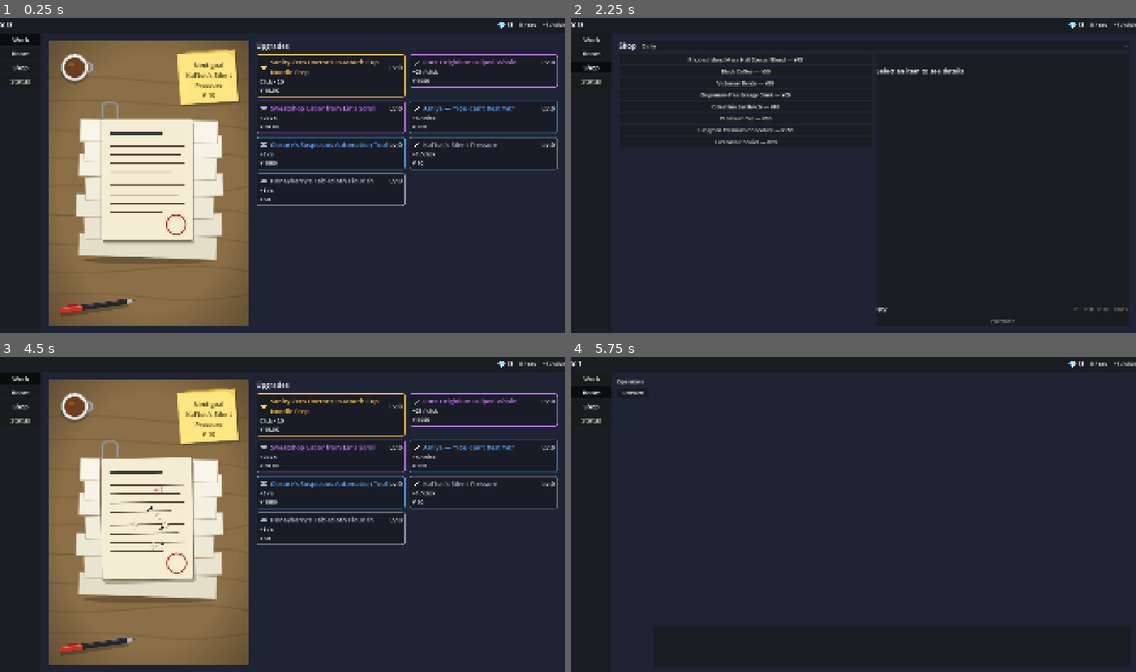
Above: before the commit, frames 1-4 (two rows, left to right).
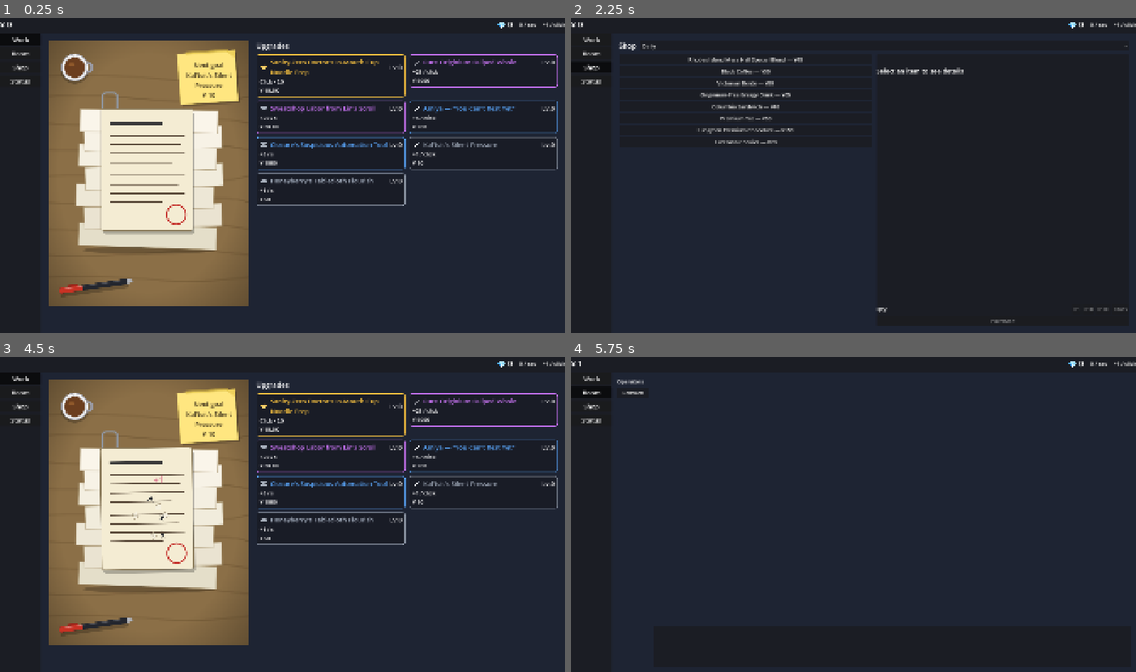
Above: after the commit, the same moments.

Repository: bakamarudasi/clickergame_demo
Game: Godot game, scene res://scenes/main.tscn
The game is run twice, just before and just after one commit, with the same random seed, the same clock (stepped at 60 frames per second) and the same inputs.
Inputs (mouse positions are in pixels of both pictures, inside the frame that each line leads up to; where the layout moved, square brackets give the same spot in the first picture):
- Up to frame 1 (0.25 s): no input
- Up to frame 2 (2.25 s): click "Work" at 0.5 s; click "Room" at 1.25 s; click "Shop" at 2 s
- Up to frame 3 (4.5 s): click "Status" at 2.75 s; click "Work" at 3.5 s; click (146, 508) [146, 520] at 4.25 s
- Up to frame 4 (5.75 s): click "Room" at 5 s

The runs differ from the first frame. In frame 1, 7.3% of the frame differs, in the area x 8-44%, y 23-98%; in frame 2, nothing differs; in frame 3, 7.6%; in frame 4, nothing differs.

Commit message:
Prestige UI: tab + work-bottom reset bar + requires_meta gating
- New MetaTab (4th sidebar tab, hidden until total_earned_ever ≥ ¥1M).
  Internally split into 3 pillar buttons (Affinity / Economy / Catalog)
  that filter a card grid built from data/meta_upgrades/*.tres
- Meta cards: rarity-style panel keyed to a pillar color (pink / gold /
  blue), with name, Lv, description, cost in 💎, and Buy button.
  Costs read from MetaUpgradeService and disable/dim when unaffordable
  or maxed. The grid rebuilds on pillar change and on every meta
  purchase
- Work tab now has a bottom prestige bar (visible only after first 1M)
  showing the gain preview and a Prestige button. The button opens a
  ConfirmationDialog populated from the WORK_PRESTIGE_CONFIRM_BODY_*
  lines (loss / keep / gain / run) so the player sees exactly what
  resets. Confirming calls GameState.do_prestige_reset(), then the
  card grid rebuilds
- Work cards now filter by `has_meta_unlock(u.requires_meta)`. New
  cards appear automatically when their gate meta is purchased
- Sidebar TabMeta is hidden by default; main.gd flips it visible the
  moment currency_changed pushes total_earned_ever past the threshold

Diff:
--- a/scenes/main.tscn
+++ b/scenes/main.tscn
@@ -6,6 +6,7 @@
 [ext_resource type="PackedScene" uid="uid://clickergameshoptab0" path="res://scenes/ui/shop_tab.tscn" id="4_shop"]
 [ext_resource type="PackedScene" uid="uid://clickergamestatustab0" path="res://scenes/ui/status_tab.tscn" id="5_status"]
 [ext_resource type="PackedScene" uid="uid://cgviewer000000" path="res://scenes/ui/cg_viewer.tscn" id="6_cgv"]
+[ext_resource type="PackedScene" uid="uid://clickergamemetatab0" path="res://scenes/ui/meta_tab.tscn" id="7_meta"]
 
 [node name="Main" type="Control"]
 anchors_preset = 15
@@ -108,6 +109,14 @@
 toggle_mode = true
 text = "UI_TAB_STATUS"
 
+[node name="TabMeta" type="Button" parent="Root/Body/Sidebar/SidebarVBox"]
+unique_name_in_owner = true
+layout_mode = 2
+theme_type_variation = &"TabButton"
+toggle_mode = true
+visible = false
+text = "UI_TAB_META"
+
 [node name="TabHolder" type="Control" parent="Root/Body"]
 unique_name_in_owner = true
 layout_mode = 2
@@ -126,6 +135,10 @@
 visible = false
 
 [node name="StatusTab" parent="Root/Body/TabHolder" instance=ExtResource("5_status")]
+unique_name_in_owner = true
+visible = false
+
+[node name="MetaTab" parent="Root/Body/TabHolder" instance=ExtResource("7_meta")]
 unique_name_in_owner = true
 visible = false
 
--- /dev/null
+++ b/scenes/ui/meta_tab.tscn
@@ -0,0 +1,81 @@
+[gd_scene load_steps=2 format=3 uid="uid://clickergamemetatab0"]
+
+[ext_resource type="Script" path="res://scripts/ui/meta_tab.gd" id="1"]
+
+[node name="MetaTab" type="Control"]
+anchors_preset = 15
+anchor_right = 1.0
+anchor_bottom = 1.0
+grow_horizontal = 2
+grow_vertical = 2
+script = ExtResource("1")
+
+[node name="VBox" type="VBoxContainer" parent="."]
+anchors_preset = 15
+anchor_right = 1.0
+anchor_bottom = 1.0
+grow_horizontal = 2
+grow_vertical = 2
+offset_left = 24.0
+offset_top = 24.0
+offset_right = -24.0
+offset_bottom = -24.0
+theme_override_constants/separation = 16
+
+[node name="Header" type="HBoxContainer" parent="VBox"]
+layout_mode = 2
+theme_override_constants/separation = 16
+
+[node name="Title" type="Label" parent="VBox/Header"]
+layout_mode = 2
+theme_type_variation = &"TitleLabel"
+text = "META_TAB_TITLE"
+
+[node name="HeaderSpacer" type="Control" parent="VBox/Header"]
+layout_mode = 2
+size_flags_horizontal = 3
+
+[node name="CurrencyLabel" type="Label" parent="VBox/Header"]
+unique_name_in_owner = true
+layout_mode = 2
+theme_type_variation = &"LargeLabel"
+text = ""
+
+[node name="PillarTabs" type="HBoxContainer" parent="VBox"]
+layout_mode = 2
+theme_override_constants/separation = 8
+
+[node name="TabAffinity" type="Button" parent="VBox/PillarTabs"]
+unique_name_in_owner = true
+layout_mode = 2
+size_flags_horizontal = 3
+toggle_mode = true
+text = "META_PILLAR_AFFINITY"
+
+[node name="TabEconomy" type="Button" parent="VBox/PillarTabs"]
+unique_name_in_owner = true
+layout_mode = 2
+size_flags_horizontal = 3
+toggle_mode = true
+button_pressed = true
+text = "META_PILLAR_ECONOMY"
+
+[node name="TabCatalog" type="Button" parent="VBox/PillarTabs"]
+unique_name_in_owner = true
+layout_mode = 2
+size_flags_horizontal = 3
+toggle_mode = true
+text = "META_PILLAR_CATALOG"
+
+[node name="GridScroll" type="ScrollContainer" parent="VBox"]
+layout_mode = 2
+size_flags_vertical = 3
+horizontal_scroll_mode = 0
+
+[node name="MetaGrid" type="GridContainer" parent="VBox/GridScroll"]
+unique_name_in_owner = true
+layout_mode = 2
+size_flags_horizontal = 3
+columns = 2
+theme_override_constants/h_separation = 12
+theme_override_constants/v_separation = 12
--- a/scenes/ui/work_tab.tscn
+++ b/scenes/ui/work_tab.tscn
@@ -25,8 +25,49 @@
 offset_left = 24.0
 offset_top = 24.0
 offset_right = -24.0
-offset_bottom = -24.0
+offset_bottom = -92.0
 theme_override_constants/separation = 24
+
+[node name="PrestigeBar" type="PanelContainer" parent="."]
+unique_name_in_owner = true
+anchors_preset = 12
+anchor_top = 1.0
+anchor_right = 1.0
+anchor_bottom = 1.0
+offset_left = 24.0
+offset_top = -76.0
+offset_right = -24.0
+offset_bottom = -16.0
+grow_horizontal = 2
+grow_vertical = 0
+visible = false
+
+[node name="PrestigeBox" type="HBoxContainer" parent="PrestigeBar"]
+layout_mode = 2
+theme_override_constants/separation = 16
+
+[node name="PrestigePreview" type="Label" parent="PrestigeBar/PrestigeBox"]
+unique_name_in_owner = true
+layout_mode = 2
+size_flags_horizontal = 3
+size_flags_vertical = 1
+vertical_alignment = 1
+theme_type_variation = &"TitleLabel"
+text = ""
+
+[node name="PrestigeButton" type="Button" parent="PrestigeBar/PrestigeBox"]
+unique_name_in_owner = true
+layout_mode = 2
+size_flags_vertical = 4
+custom_minimum_size = Vector2(220, 0)
+text = "WORK_PRESTIGE_BUTTON"
+
+[node name="PrestigeConfirm" type="ConfirmationDialog" parent="."]
+unique_name_in_owner = true
+title = "WORK_PRESTIGE_CONFIRM_TITLE"
+ok_button_text = "WORK_PRESTIGE_CONFIRM_YES"
+cancel_button_text = "WORK_PRESTIGE_CONFIRM_NO"
+dialog_autowrap = true
 
 [node name="LeftCol" type="Control" parent="HBox"]
 layout_mode = 2
--- a/scripts/main.gd
+++ b/scripts/main.gd
@@ -7,6 +7,7 @@
 const TAB_ROOM := &"room"
 const TAB_SHOP := &"shop"
 const TAB_STATUS := &"status"
+const TAB_META := &"meta"
 
 @onready var currency_label: Label = %CurrencyLabel
 @onready var prestige_label: Label = %PrestigeLabel
@@ -17,12 +18,14 @@
 @onready var tab_room_button: Button = %TabRoom
 @onready var tab_shop_button: Button = %TabShop
 @onready var tab_status_button: Button = %TabStatus
+@onready var tab_meta_button: Button = %TabMeta
 
 @onready var tab_holder: Control = %TabHolder
 @onready var work_tab: Control = %WorkTab
 @onready var room_tab: Control = %RoomTab
 @onready var shop_tab: Control = %ShopTab
 @onready var status_tab: Control = %StatusTab
+@onready var meta_tab: Control = %MetaTab
 
 @onready var auto_timer: Timer = %AutoTimer
 @onready var toast_label: Label = %ToastLabel
@@ -49,11 +52,22 @@
 	tab_room_button.pressed.connect(_switch_to.bind(TAB_ROOM))
 	tab_shop_button.pressed.connect(_switch_to.bind(TAB_SHOP))
 	tab_status_button.pressed.connect(_switch_to.bind(TAB_STATUS))
+	tab_meta_button.pressed.connect(_switch_to.bind(TAB_META))
 
 	auto_timer.timeout.connect(_on_auto_tick)
 
 	_refresh_status_bar()
+	_refresh_meta_tab_visibility()
 	_switch_to(TAB_WORK)
+
+
+func _refresh_meta_tab_visibility() -> void:
+	# 累計¥1M に一度到達してれば永続表示。
+	var unlocked := GameState.is_prestige_unlocked()
+	tab_meta_button.visible = unlocked
+	if not unlocked and meta_tab.visible:
+		# 解放前にメタタブを開かれていたら Work に戻す（基本起こらないがガード）
+		_switch_to(TAB_WORK)
 
 
 func _switch_to(tab_id: StringName) -> void:
@@ -61,10 +75,12 @@
 	room_tab.visible = (tab_id == TAB_ROOM)
 	shop_tab.visible = (tab_id == TAB_SHOP)
 	status_tab.visible = (tab_id == TAB_STATUS)
+	meta_tab.visible = (tab_id == TAB_META)
 	tab_work_button.button_pressed = (tab_id == TAB_WORK)
 	tab_room_button.button_pressed = (tab_id == TAB_ROOM)
 	tab_shop_button.button_pressed = (tab_id == TAB_SHOP)
 	tab_status_button.button_pressed = (tab_id == TAB_STATUS)
+	tab_meta_button.button_pressed = (tab_id == TAB_META)
 
 
 func _refresh_status_bar() -> void:
@@ -77,6 +93,10 @@
 func _on_currency_changed(_v: int) -> void:
 	_refresh_status_bar()
 	_pop_currency_label()
+	# 累計¥1M を初回越えしたタイミングでメタタブが解放される。
+	# 一度出した後は条件チェックしても変わらないのでこのまま回しっぱなしでOK。
+	if not tab_meta_button.visible:
+		_refresh_meta_tab_visibility()
 
 
 func _pop_currency_label() -> void:
--- /dev/null
+++ b/scripts/ui/meta_tab.gd
@@ -0,0 +1,196 @@
+extends Control
+
+# メタ強化（プレステージ強化）タブ。3柱（Affinity / Economy / Catalog）に分けて表示し、
+# 各柱のメタ強化を源石片で購入する。
+# Work タブと同様、他タブを直接参照せず Service / EventBus 経由でだけ状態を変える。
+
+@onready var currency_label: Label = %CurrencyLabel
+@onready var tab_affinity: Button = %TabAffinity
+@onready var tab_economy: Button = %TabEconomy
+@onready var tab_catalog: Button = %TabCatalog
+@onready var meta_grid: GridContainer = %MetaGrid
+
+var _current_pillar: Enums.MetaPillar = Enums.MetaPillar.ECONOMY
+var _cards: Dictionary = {}     # meta_id -> PanelContainer
+
+
+func _ready() -> void:
+	var pillar_group := ButtonGroup.new()
+	tab_affinity.button_group = pillar_group
+	tab_economy.button_group = pillar_group
+	tab_catalog.button_group = pillar_group
+
+	tab_affinity.pressed.connect(_on_pillar_pressed.bind(Enums.MetaPillar.AFFINITY))
+	tab_economy.pressed.connect(_on_pillar_pressed.bind(Enums.MetaPillar.ECONOMY))
+	tab_catalog.pressed.connect(_on_pillar_pressed.bind(Enums.MetaPillar.CATALOG))
+
+	EventBus.prestige_currency_changed.connect(_on_prestige_currency_changed)
+	EventBus.meta_upgrade_purchased.connect(_on_meta_purchased)
+
+	_refresh_currency_label()
+	_build_cards()
+
+
+func _on_pillar_pressed(pillar: Enums.MetaPillar) -> void:
+	if _current_pillar == pillar:
+		return
+	_current_pillar = pillar
+	_build_cards()
+
+
+func _refresh_currency_label() -> void:
+	currency_label.text = tr("META_CURRENCY_LABEL") % FormatUtils.short(GameState.prestige_currency)
+
+
+func _on_prestige_currency_changed(_v: int) -> void:
+	_refresh_currency_label()
+	for id in _cards.keys():
+		_refresh_card(id)
+
+
+func _on_meta_purchased(_id: StringName, _lv: int) -> void:
+	_refresh_currency_label()
+	for id in _cards.keys():
+		_refresh_card(id)
+
+
+func _build_cards() -> void:
+	for child in meta_grid.get_children():
+		child.queue_free()
+	_cards.clear()
+	var entries: Array = []
+	for m: MetaUpgradeData in DataRegistry.meta_upgrades.values():
+		if m.pillar == _current_pillar:
+			entries.append(m)
+	# 安価なものから順に並べる
+	entries.sort_custom(func(a: MetaUpgradeData, b: MetaUpgradeData) -> bool:
+		return a.base_cost < b.base_cost)
+	for m: MetaUpgradeData in entries:
+		var card := _make_card(m)
+		meta_grid.add_child(card)
+		_cards[m.id] = card
+		_refresh_card(m.id)
+
+
+func _make_card(m: MetaUpgradeData) -> PanelContainer:
+	var color: Color = UIConstants.PILLAR_COLORS.get(m.pillar, Color(1, 1, 1, 1))
+
+	var panel := PanelContainer.new()
+	panel.size_flags_horizontal = Control.SIZE_EXPAND_FILL
+	panel.size_flags_vertical = Control.SIZE_SHRINK_BEGIN
+
+	var sbox := StyleBoxFlat.new()
+	sbox.bg_color = UIConstants.RARITY_PANEL_BG
+	sbox.border_color = color
+	sbox.set_border_width_all(2)
+	sbox.set_corner_radius_all(8)
+	sbox.content_margin_left = 12
+	sbox.content_margin_right = 12
+	sbox.content_margin_top = 10
+	sbox.content_margin_bottom = 10
+	panel.add_theme_stylebox_override("panel", sbox)
+
+	var vb := VBoxContainer.new()
+	vb.add_theme_constant_override("separation", 6)
+	panel.add_child(vb)
+
+	# Header: name + Lv
+	var header := HBoxContainer.new()
+	header.add_theme_constant_override("separation", 8)
+	vb.add_child(header)
+
+	var name_label := Label.new()
+	name_label.text = tr(m.display_name)
+	name_label.theme_type_variation = UIConstants.VAR_SUBTITLE_LABEL
+	name_label.modulate = color
+	name_label.size_flags_horizontal = Control.SIZE_EXPAND_FILL
+	name_label.autowrap_mode = TextServer.AUTOWRAP_WORD_SMART
+	header.add_child(name_label)
+
+	var lv_label := Label.new()
+	lv_label.theme_type_variation = UIConstants.VAR_SUBTITLE_LABEL
+	header.add_child(lv_label)
+
+	# Description
+	var desc_label := Label.new()
+	desc_label.text = tr(m.description)
+	desc_label.autowrap_mode = TextServer.AUTOWRAP_WORD_SMART
+	desc_label.theme_type_variation = UIConstants.VAR_SUBTITLE_LABEL
+	desc_label.modulate = Color(1, 1, 1, 0.82)
+	vb.add_child(desc_label)
+
+	# Footer: cost + buy
+	var footer := HBoxContainer.new()
+	footer.add_theme_constant_override("separation", 12)
+	vb.add_child(footer)
+
+	var cost_label := Label.new()
+	cost_label.theme_type_variation = UIConstants.VAR_TITLE_LABEL
+	cost_label.size_flags_horizontal = Control.SIZE_EXPAND_FILL
+	footer.add_child(cost_label)
+
+	var buy_button := Button.new()
+	buy_button.text = tr("META_BUY_BUTTON")
+	buy_button.add_theme_color_override("font_color", color)
+	buy_button.custom_minimum_size = Vector2(140, 36)
+	buy_button.pressed.connect(_on_buy_pressed.bind(m.id))
+	footer.add_child(buy_button)
+
+	panel.set_meta("meta_id", m.id)
+	panel.set_meta("lv_label", lv_label)
+	panel.set_meta("cost_label", cost_label)
+	panel.set_meta("buy_button", buy_button)
+	panel.set_meta("stylebox", sbox)
+	panel.set_meta("name_label", name_label)
+	panel.set_meta("desc_label", desc_label)
+	return panel
+
+
+func _refresh_card(id: StringName) -> void:
+	var card: PanelContainer = _cards.get(id)
+	if card == null:
+		return
+	var m := DataRegistry.get_meta_upgrade(id)
+	if m == null:
+		return
+	var lv := GameState.get_meta_level(id)
+	var lv_label: Label = card.get_meta("lv_label")
+	var cost_label: Label = card.get_meta("cost_label")
+	var buy_button: Button = card.get_meta("buy_button")
+	var sbox: StyleBoxFlat = card.get_meta("stylebox")
+
+	var maxed := MetaUpgradeService.is_max_level(id)
+	if maxed:
+		lv_label.text = tr("META_LV_MAX_FMT") % lv
+		cost_label.text = tr("WORK_UPGRADE_COST_MAX")
+		buy_button.disabled = true
+		sbox.bg_color = UIConstants.RARITY_PANEL_BG_DISABLED
+	else:
+		lv_label.text = tr("META_LV_FMT") % lv
+		var cost := MetaUpgradeService.current_cost(id)
+		cost_label.text = tr("META_COST_FMT") % FormatUtils.short(cost)
+		var can_buy := MetaUpgradeService.can_buy(id)
+		buy_button.disabled = not can_buy
+		sbox.bg_color = UIConstants.RARITY_PANEL_BG if can_buy else UIConstants.RARITY_PANEL_BG_DISABLED
+
+
+func _on_buy_pressed(id: StringName) -> void:
+	MetaUpgradeService.buy(id)
+
+
+func _notification(what: int) -> void:
+	if what == NOTIFICATION_TRANSLATION_CHANGED and is_node_ready():
+		_refresh_currency_label()
+		_rebuild_static_text()
+
+
+func _rebuild_static_text() -> void:
+	for id in _cards.keys():
+		var card: PanelContainer = _cards[id]
+		var m := DataRegistry.get_meta_upgrade(id)
+		if m == null:
+			continue
+		(card.get_meta("name_label") as Label).text = tr(m.display_name)
+		(card.get_meta("desc_label") as Label).text = tr(m.description)
+		(card.get_meta("buy_button") as Button).text = tr("META_BUY_BUTTON")
+		_refresh_card(id)
--- a/scripts/ui/ui_constants.gd
+++ b/scripts/ui/ui_constants.gd
@@ -47,6 +47,13 @@
 const CARD_GLOW_MIN := 0.85        # 脈動最小 modulate.v
 const CARD_GLOW_MAX := 1.15        # 脈動最大 modulate.v
 
+# メタ強化の3柱カラー（カード枠・名前色用）
+const PILLAR_COLORS := {
+	Enums.MetaPillar.AFFINITY: Color(0.95, 0.45, 0.65, 1.0),
+	Enums.MetaPillar.ECONOMY: Color(0.95, 0.78, 0.30, 1.0),
+	Enums.MetaPillar.CATALOG: Color(0.55, 0.70, 0.98, 1.0),
+}
+
 # --- アニメーション・時間 -----------------------------------------------
 const TOAST_HOLD_SEC := 1.4
 const TOAST_FADE_SEC := 0.6
--- a/scripts/ui/work_tab.gd
+++ b/scripts/ui/work_tab.gd
@@ -24,6 +24,10 @@
 @onready var document_button: TextureButton = %DocumentButton
 @onready var upgrade_grid: GridContainer = %UpgradeGrid
 @onready var sticky_target_label: Label = %StickyTargetLabel
+@onready var prestige_bar: PanelContainer = %PrestigeBar
+@onready var prestige_preview: Label = %PrestigePreview
+@onready var prestige_button: Button = %PrestigeButton
+@onready var prestige_confirm: ConfirmationDialog = %PrestigeConfirm
 
 var _click_tween: Tween
 
@@ -38,8 +42,13 @@
 func _ready() -> void:
 	document_button.pressed.connect(_on_click_pressed)
 	EventBus.currency_changed.connect(_refresh_all_cards)
+	EventBus.currency_changed.connect(_refresh_prestige_bar)
 	EventBus.upgrade_purchased.connect(_on_upgrade_purchased)
+	EventBus.meta_upgrade_purchased.connect(_on_meta_purchased)
+	prestige_button.pressed.connect(_on_prestige_button_pressed)
+	prestige_confirm.confirmed.connect(_on_prestige_confirmed)
 	_build_upgrade_cards()
+	_refresh_prestige_bar(0)
 	_setup_golden_timer()
 
 
@@ -182,6 +191,9 @@
 			return a.rarity > b.rarity
 		return a.base_cost < b.base_cost)
 	for u: UpgradeData in upgrades:
+		# メタ強化によるゲート：requires_meta が未解放なら表示しない
+		if not GameState.has_meta_unlock(u.requires_meta):
+			continue
 		var card := _make_card(u)
 		upgrade_grid.add_child(card)
 		_cards[u.id] = card
@@ -577,6 +589,44 @@
 
 func _on_upgrade_purchased(id: StringName, _lv: int) -> void:
 	_refresh_card(id)
+
+
+func _on_meta_purchased(_id: StringName, _lv: int) -> void:
+	# メタ強化購入で requires_meta 解放されたカードが増える可能性 → 再構築
+	_build_upgrade_cards()
+
+
+# --- プレステージ -------------------------------------------------------
+
+func _refresh_prestige_bar(_v: int = 0) -> void:
+	if not GameState.is_prestige_unlocked():
+		prestige_bar.visible = false
+		return
+	prestige_bar.visible = true
+	var gain := GameState.compute_prestige_currency_gained()
+	prestige_preview.text = tr("WORK_PRESTIGE_PREVIEW_FMT") % FormatUtils.short(gain)
+	prestige_button.disabled = gain <= 0
+
+
+func _on_prestige_button_pressed() -> void:
+	var gain := GameState.compute_prestige_currency_gained()
+	var pc := GameState.prestige_count
+	var lines := [
+		tr("WORK_PRESTIGE_CONFIRM_BODY_LOSS"),
+		tr("WORK_PRESTIGE_CONFIRM_BODY_KEEP"),
+		"",
+		tr("WORK_PRESTIGE_CONFIRM_BODY_GAIN") % FormatUtils.short(gain),
+		tr("WORK_PRESTIGE_CONFIRM_BODY_RUN") % [pc, pc + 1],
+	]
+	prestige_confirm.dialog_text = "\n".join(lines)
+	prestige_confirm.popup_centered()
+
+
+func _on_prestige_confirmed() -> void:
+	GameState.do_prestige_reset()
+	# 走行リセットされたので強化カードを再構築 + プレステージバーも更新
+	_build_upgrade_cards()
+	_refresh_prestige_bar(0)
 
 
 func _notification(what: int) -> void:
Not shown: 1 places in scenes/main.tscn that only renumber resources
